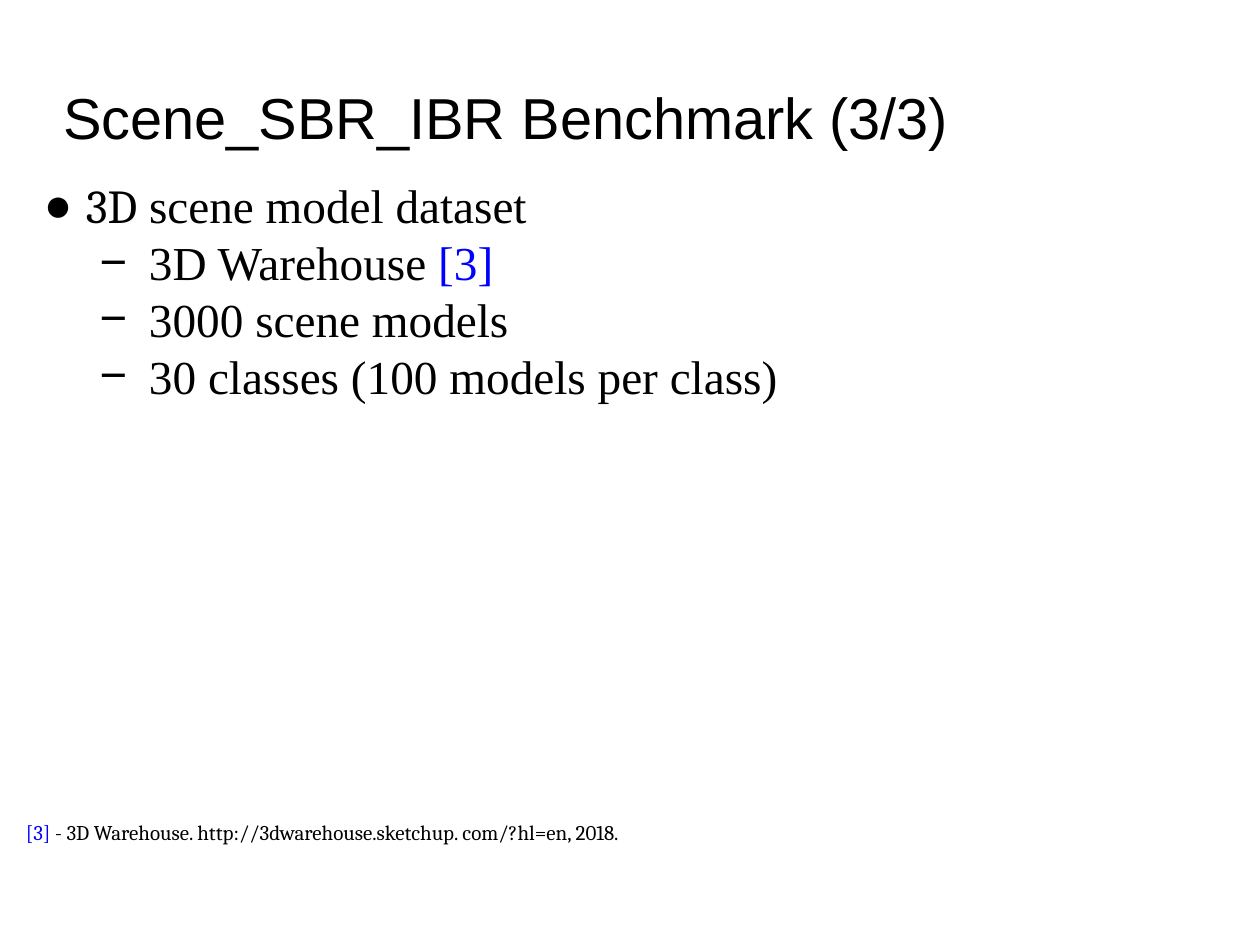
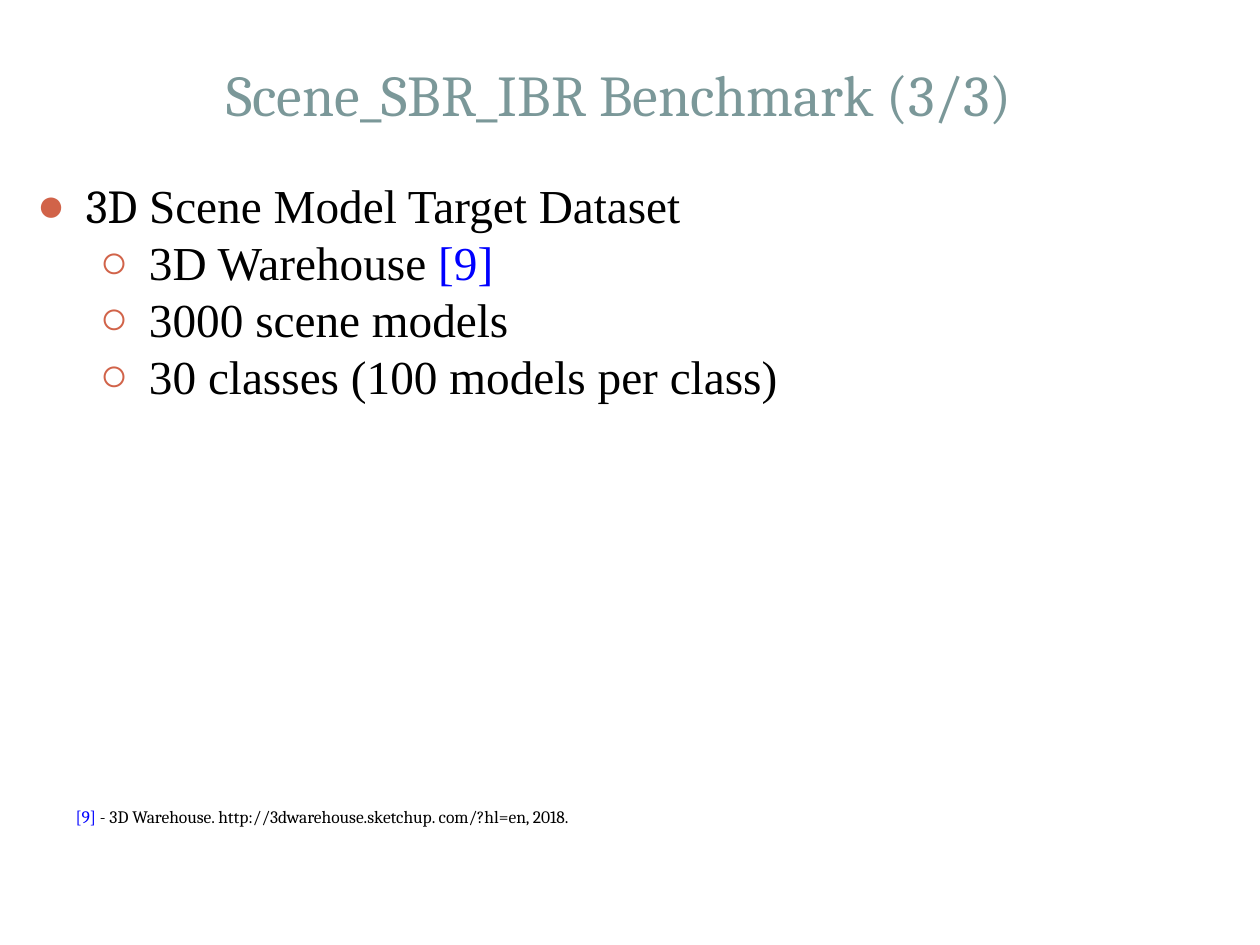
Before and after one commit to Hammania689/shrec_2019, a slide deck: slide 14 of mipr_slides/MIPR.pptx. Drawn at 1260x945 pixels with LibreOffice and Linux fonts; fonts in the diff are those of the drawing. Boxes give left, top, right and bottom in pixels: in the first picture for what was removed or moved away, otherwise in the second. Text is boxed around its words. In the diff, an @@ line names an element or a change of style, - is before the commit and + after.

```diff
--- a/mipr_slides/MIPR.pptx
+++ b/mipr_slides/MIPR.pptx
@@ text "Scene_SBR_IBR Benchmark (3/3)": place and size @@
-text "Scene_SBR_IBR Benchmark (3/3)" at [63, 97, 949, 149]
+text "Scene_SBR_IBR Benchmark (3/3)" at [226, 75, 1012, 124]
@@ text "Scene_SBR_IBR Benchmark (3/3)" at [226, 75, 1012, 124]: font Arial to Cambria, text colour #000000 to #7B9899; alignment left to centre @@
@@ text at [86, 190, 680, 287]: text changed @@
-● 3D scene model dataset
-  − 3D Warehouse [3]
+● 3D Scene Model Target Dataset
+  ○ 3D Warehouse [9]
@@ text at [76, 810, 569, 827]: text changed; size 12 to 10 pt @@
-[3] - 3D Warehouse. http://3dwarehouse.sketchup. com/?hl=en, 2018.
+[9] - 3D Warehouse. http://3dwarehouse.sketchup. com/?hl=en, 2018.
```
Also in this commit, not shown: 16 other slides changed, 2 slides added, 4 slides removed, 2 other files.
